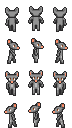
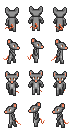
Layered file, before and after one edit (72×128). Changes by layer:
added layer "tail-front" above "body" over bbox(5, 23, 63, 30)
added layer "tail-rear" over bbox(3, 54, 69, 125)
